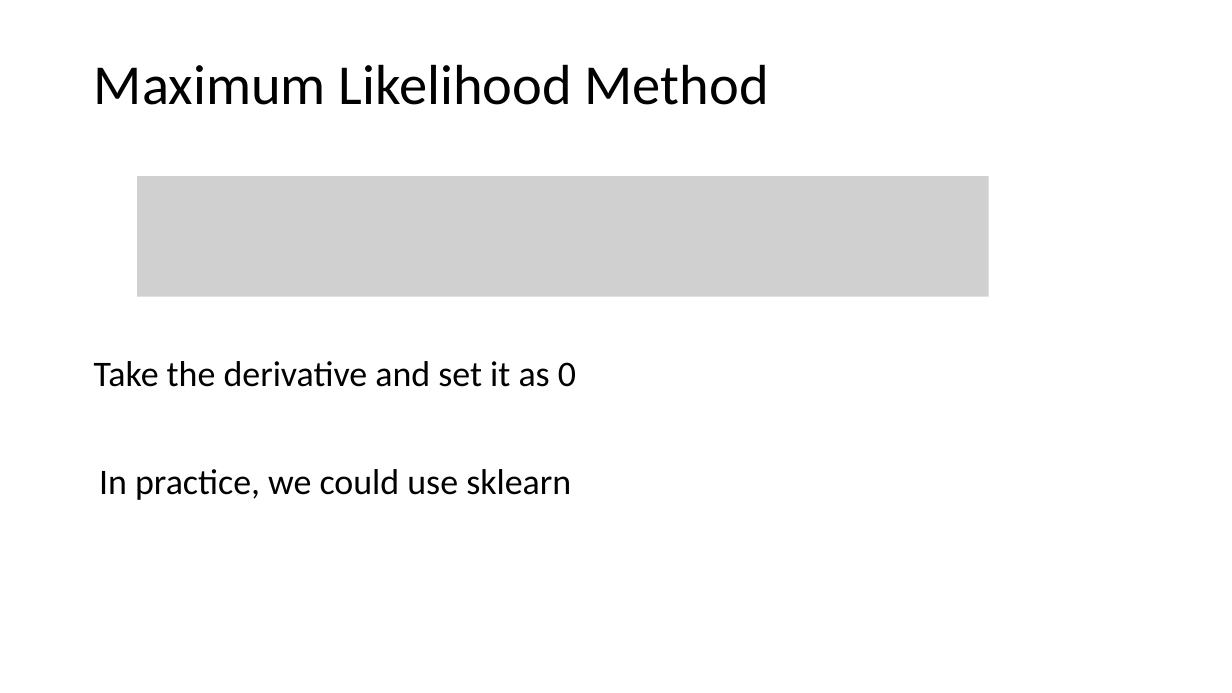
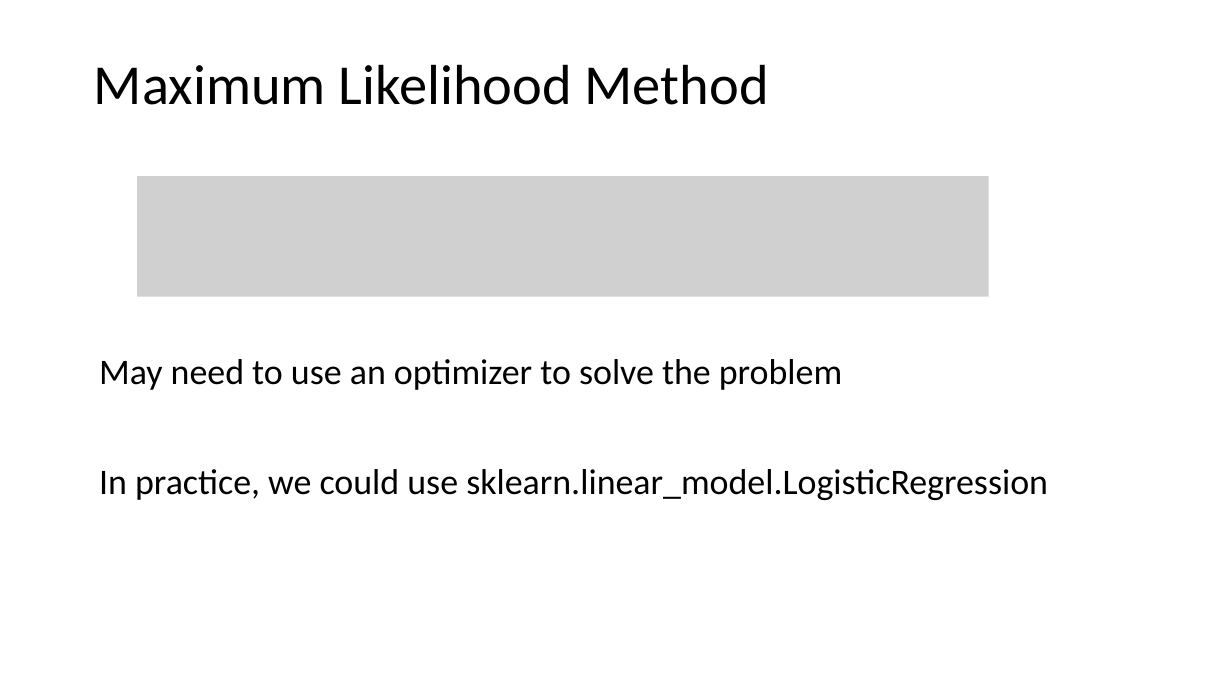
Before and after one commit to tianzheng4/tianzheng4.github.io, a slide deck: slide 7 of _umkc-teaching/slides/Lecture 5.pptx. Drawn at 1232x693 pixels with LibreOffice and Linux fonts; fonts in the diff are those of the drawing; grey boxes stand for pictures. Boxes give left, top, right and bottom in pixels: in the first picture for what was removed or moved away, otherwise in the second. Text is boxed around its words. In the diff, an @@ line names an element or a change of style, - is before the commit and + after.

```diff
--- a/_umkc-teaching/slides/Lecture 5.pptx
+++ b/_umkc-teaching/slides/Lecture 5.pptx
@@ text at box(99, 359, 842, 390): text changed @@
-Take the derivative and set it as 0
+May need to use an optimizer to solve the problem
@@ text at box(99, 469, 1048, 500): text changed @@
-In practice, we could use sklearn
+In practice, we could use sklearn.linear_model.LogisticRegression
```
Also in this commit, not shown: 1 other slide changed, 5 slides added.
